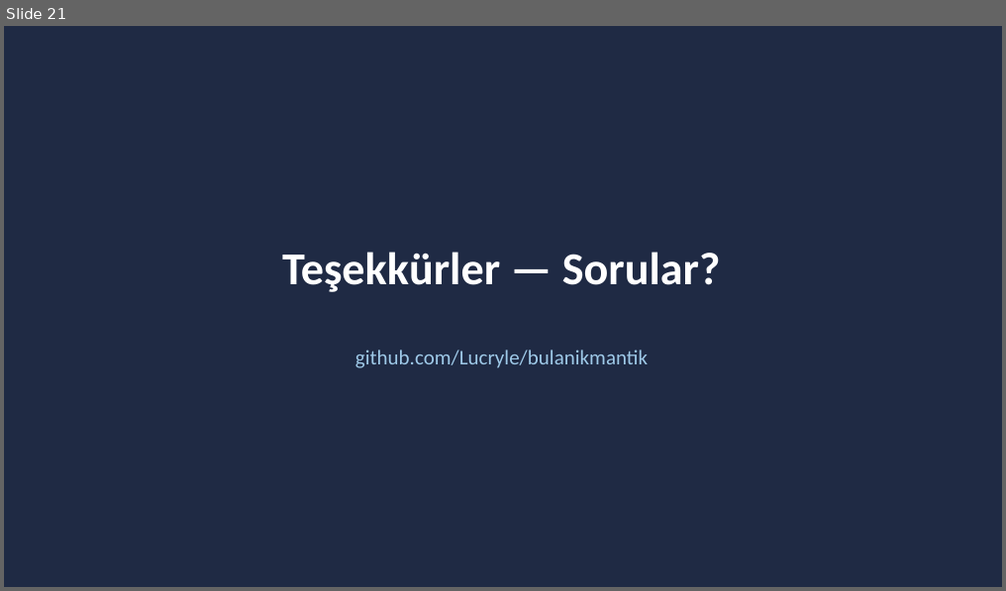
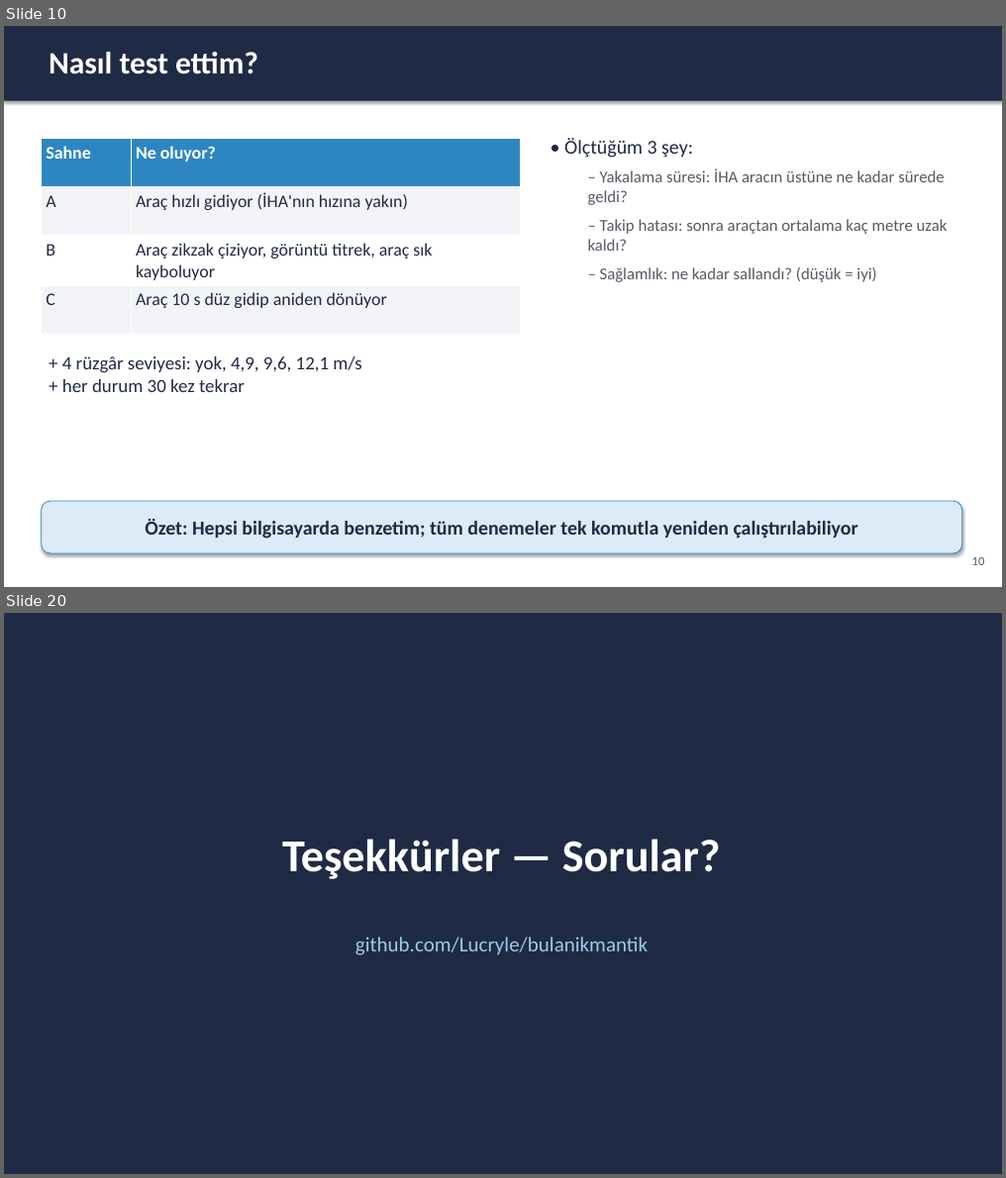
Before and after one commit to Lucryle/bulanikmantik, a slide deck: presentation/sunum.pptx. Shown one above the other, each under a label of ours: slide 21 before the commit, slides 10 and 20 after it; the slides between them are not shown. The pictures are 1006x591 and 1006x1178 pixels, drawn with LibreOffice and Linux fonts; fonts in the diff are those of the drawing. Boxes give left, top, right and bottom in pixels: in the first picture for what was removed or moved away, otherwise in the second. Text is boxed around its words. In the diff, an @@ line names an element or a change of style, - is before the commit and + after.

```diff
--- a/presentation/sunum.pptx
+++ b/presentation/sunum.pptx
@@ slide 10 added at bbox=[4, 26, 1002, 587], background #FFFFFF @@
@@ rectangle added at bbox=[4, 26, 1002, 101], fill #1F2A44 @@
@@ text added at bbox=[49, 52, 258, 75], 30 pt, text #FFFFFF, bold @@
+Nasıl test ettim?
@@ table added at bbox=[42, 138, 521, 333], 4 rows, 2 columns @@
+Sahne | Ne oluyor?
+A | Araç hızlı gidiyor (İHA'nın hızına yakın)
+B | Araç zikzak çiziyor, görüntü titrek, araç sık kayboluyor
+C | Araç 10 s düz gidip aniden dönüyor
@@ text added at bbox=[564, 138, 947, 282], 16 pt, text #555B66 @@
+• Ölçtüğüm 3 şey:
+  – Yakalama süresi: İHA aracın üstüne ne kadar sürede geldi?
+  – Takip hatası: sonra araçtan ortalama kaç metre uzak kaldı?
+  – Sağlamlık: ne kadar sallandı? (düşük = iyi)
@@ text added at bbox=[62, 357, 361, 392], 18 pt, text #1F2A44 @@
++ 4 rüzgâr seviyesi: yok, 4,9, 9,6, 12,1 m/s
++ her durum 30 kez tekrar
@@ rounded rectangle added at bbox=[42, 501, 962, 554], fill #DDEBF7, outline #2E86C1 0.75 pt, 19 pt, text #1F2A44, bold @@
+Özet: Hepsi bilgisayarda benzetim; tüm denemeler tek komutla yeniden çalıştırılabiliyor
@@ text added at bbox=[972, 558, 985, 566], 12 pt, text #555B66 @@
+10
@@ what was slide 21 is now slide 20 @@
```
Also in this commit, not shown: 8 slides changed, 16 other slides added, 14 slides removed, 1 other file.
